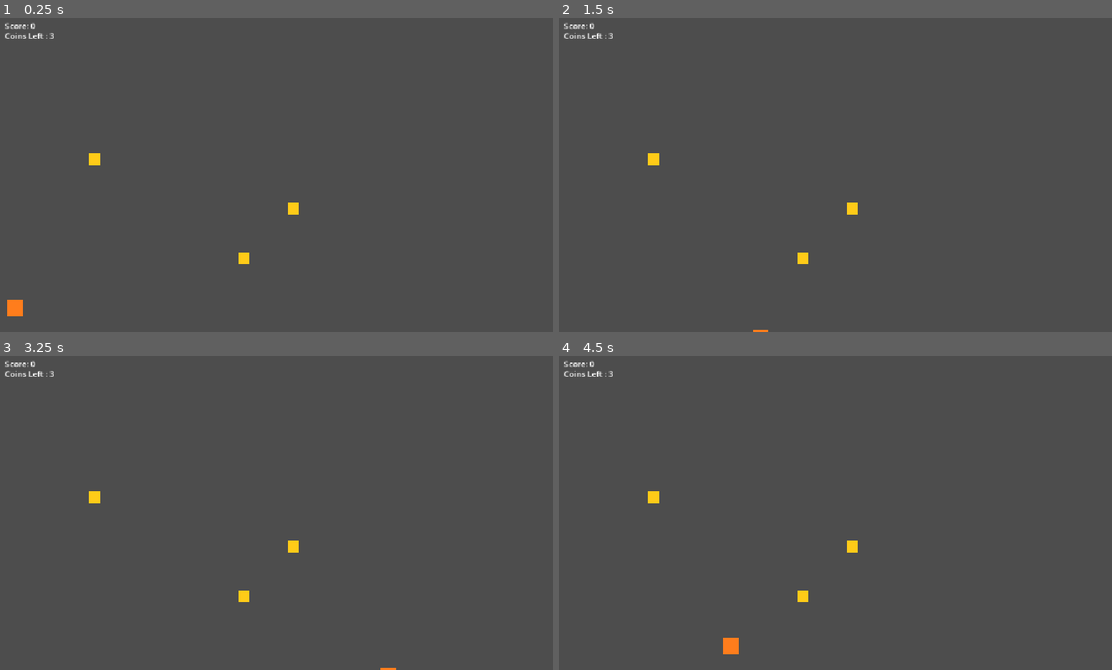
Above: before the commit, frames 1-4 (two rows, left to right).
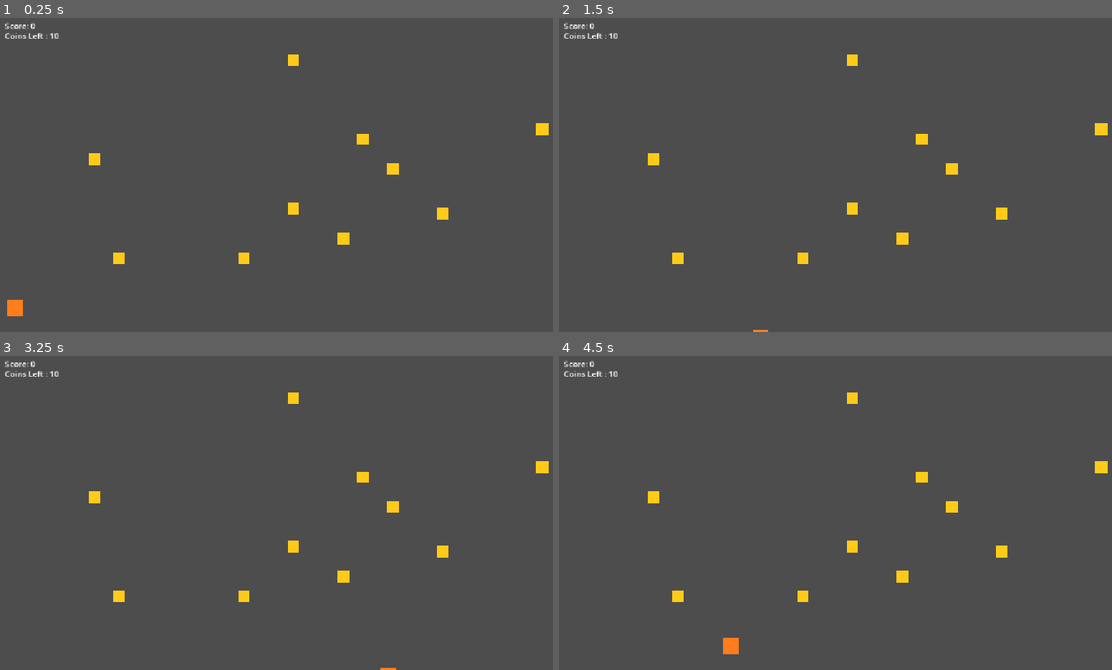
Above: after the commit, the same moments.

Repository: code-enx/coin-collector
Game: Godot game, scene res://main.tscn
The game is run twice, just before and just after one commit, with the same random seed, the same clock (stepped at 60 frames per second) and the same inputs. The project has no main scene, so this scene is started directly.
Inputs:
- Up to frame 1 (0.25 s): no input
- Up to frame 2 (1.5 s): tap Enter at 0.5 s; hold Right (ui_right) 0.53-1.28 s; hold Shift 0.53-1.28 s; hold Down (ui_down) from 1.28 s (still down); tap Shift at 1.35 s
- Up to frame 3 (3.25 s): tap Space at 2 s; release Down (ui_down) at 2.03 s; hold Right (ui_right) 2.03-2.78 s; hold Shift 2.03-2.78 s; tap Enter at 2.75 s; hold Up (ui_up) from 2.78 s (still down); tap Shift at 2.85 s
- Up to frame 4 (4.5 s): release Up (ui_up) at 3.53 s; hold Shift 3.53-4.28 s; hold Left (ui_left) from 3.53 s (still down); tap Shift at 4.35 s

The runs differ from the first frame. In frame 1, 0.6% of the frame differs, in the area x 8-100%, y 4-79%; in frame 2, 0.6%; in frame 3, 0.6%; in frame 4, 0.6%.

Commit message:
Dynamic coins system fix

Diff:
--- a/main.gd
+++ b/main.gd
@@ -2,12 +2,17 @@
 
 var score: int = 0
 var coins_remaining: int = 0
+var total_coins = 0
 
 func _ready() -> void:
-	coins_remaining = get_tree().get_nodes_in_group("coins").size()
+	var coins = get_tree().get_nodes_in_group("coins")
+
+	total_coins = coins.size()
+	coins_remaining = total_coins
+
 	$ScoreLabel.text = "Score: 0"
 	$CoinsLeft.text = "Coins Left : " + str(coins_remaining)
-	for coin in get_tree().get_nodes_in_group("coins"):
+	for coin in coins:
 		coin.collected.connect(_on_coin_collected)
 
 func _on_coin_collected() -> void:
@@ -17,4 +22,4 @@
 	$CoinsLeft.text = "Coins Left : " + str(coins_remaining)
 
 	if coins_remaining == 0:
-		$VictoryUI.show_victory(score)
+		$VictoryUI.show_victory(score, total_coins)
--- a/main.tscn
+++ b/main.tscn
@@ -43,6 +43,27 @@
 [node name="Coin3" parent="." unique_id=1302726021 instance=ExtResource("3_h2yge")]
 position = Vector2(200, 300)
 
+[node name="Coin4" parent="." unique_id=1089483707 instance=ExtResource("3_h2yge")]
+position = Vector2(250, 500)
+
+[node name="Coin5" parent="." unique_id=1622463217 instance=ExtResource("3_h2yge")]
+position = Vector2(600, 100)
+
+[node name="Coin6" parent="." unique_id=1434996048 instance=ExtResource("3_h2yge")]
+position = Vector2(700, 460)
+
+[node name="Coin7" parent="." unique_id=1598206511 instance=ExtResource("3_h2yge")]
+position = Vector2(800, 320)
+
+[node name="Coin8" parent="." unique_id=477682844 instance=ExtResource("3_h2yge")]
+position = Vector2(740, 260)
+
+[node name="Coin9" parent="." unique_id=1451133615 instance=ExtResource("3_h2yge")]
+position = Vector2(900, 410)
+
+[node name="Coin10" parent="." unique_id=2086951302 instance=ExtResource("3_h2yge")]
+position = Vector2(1100, 240)
+
 [node name="Manual" type="Label" parent="." unique_id=1444734971]
 offset_left = 860.0
 offset_top = 20.0
@@ -56,7 +77,6 @@
 offset_bottom = 63.0
 
 [node name="VictoryUI" type="CanvasLayer" parent="." unique_id=188066203]
-visible = false
 script = ExtResource("4_1bvp3")
 
 [node name="CenterContainer" type="CenterContainer" parent="VictoryUI" unique_id=1744294206]
@@ -86,3 +106,9 @@
 [node name="QuitButton" type="Button" parent="VictoryUI/CenterContainer/PanelContainer/VBoxContainer" unique_id=1764134693]
 layout_mode = 2
 text = "Quit"
+
+[node name="CountdownTimer" type="Timer" parent="." unique_id=1136375810]
+
+[node name="TimerLabel" type="Label" parent="." unique_id=1610597240]
+offset_right = 40.0
+offset_bottom = 23.0
--- a/victory_ui.gd
+++ b/victory_ui.gd
@@ -11,9 +11,9 @@
 	restart_button.pressed.connect(_on_restart_pressed)
 	quit_button.pressed.connect(_on_quit_pressed)
 
-func show_victory(coins_collected: int) -> void:
+func show_victory(coins_collected: int, total_coins: int) -> void:
 	victory_title.text = "Victory!"
-	collected_label.text = "Coins Collected: %d/3" % coins_collected
+	collected_label.text = "Coins Collected: %d/%d" % [coins_collected, total_coins]
 	show()
 
 func _on_restart_pressed() -> void:
